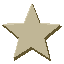
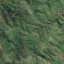
Layers edited between the first and the second 64×64 image:
added layer "Pasted Layer" above "Layer #3" over [0, 0, 64, 64]
hid "Layer #25" over [2, 4, 62, 61]
